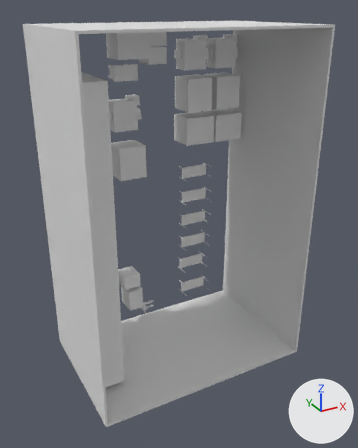
Renders of the COLLADA model CustomRobots/amazon_robot/models/full_warehouse/mesh/warehouse1.dae from each side of a commit.
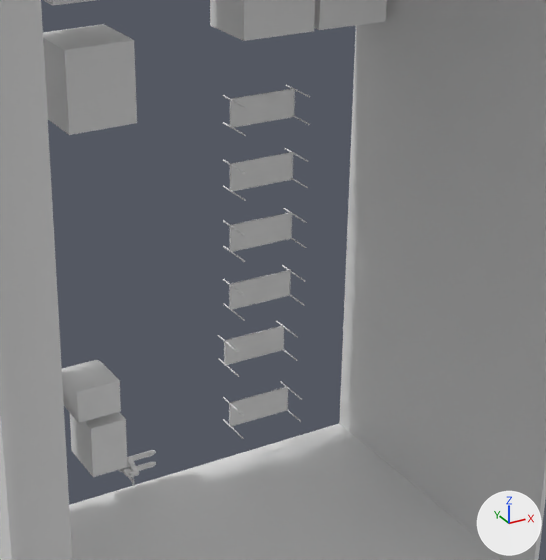
Each version appears first whole from a 50 mm camera at (-13.6, -29.5, 11.3) aimed at (0.0, -4.8, -1.0), and next in a close-up on the part from 27% to 84% of the width and 29% to 76% of the height. Lighting does not change. The marker at lower right points along +X, +Y and +Z. Where no turn or scale is listed for an object, it has been applied to the vertices. Vertices at the same position are counted once.

Names of what the first close-up shows: 'aws_robomaker_warehouse_WallB_01'.
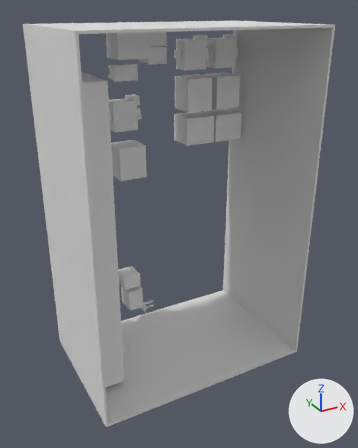
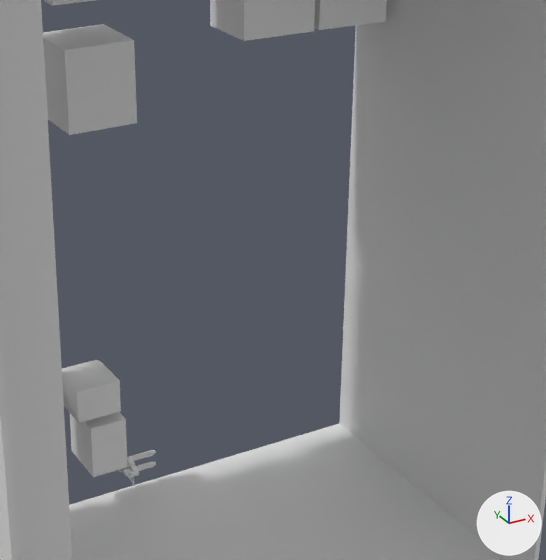
Where the change shows, as pixel boxes [x1, y1, x2, y2] in the close-ups (546 x 560 px):
part 1 of me_aws_robomaker_warehouse_wallb_01_collisionmesh, deleted
    before: [218, 85, 310, 439]

Diff of the bpy script that builds the scene:
```diff
--- a/CustomRobots/amazon_robot/models/full_warehouse/mesh/warehouse1.dae.py
+++ b/CustomRobots/amazon_robot/models/full_warehouse/mesh/warehouse1.dae.py
@@ me_aws_robomaker_warehouse_wallb_01_collisionmesh @@
-me_aws_robomaker_warehouse_wallb_01_collisionmesh.from_pydata(...)  # 2448 vertices, 4624 faces; spans x -7.0..7.0, y -9.0..0.4, z -10.5..10.5
-me_aws_robomaker_warehouse_wallb_01_collisionmesh.materials.append(mat_material_010)  # white #e7e7e7
-me_aws_robomaker_warehouse_wallb_01_collisionmesh.materials.append(mat_material_009)  # white #e7e7e7
-me_aws_robomaker_warehouse_wallb_01_collisionmesh.materials.append(mat_material_008)  # white #e7e7e7
-me_aws_robomaker_warehouse_wallb_01_collisionmesh.materials.append(mat_material_007)  # white #e7e7e7
-me_aws_robomaker_warehouse_wallb_01_collisionmesh.materials.append(mat_material_006)  # white #e7e7e7
-me_aws_robomaker_warehouse_wallb_01_collisionmesh.materials.append(mat_material_015)  # white #e7e7e7
-me_aws_robomaker_warehouse_wallb_01_collisionmesh.materials.append(mat_material_014)  # white #e7e7e7
-me_aws_robomaker_warehouse_wallb_01_collisionmesh.materials.append(mat_material_013)  # white #e7e7e7
-me_aws_robomaker_warehouse_wallb_01_collisionmesh.materials.append(mat_material_012)  # white #e7e7e7
-me_aws_robomaker_warehouse_wallb_01_collisionmesh.materials.append(mat_material_011)  # white #e7e7e7
-me_aws_robomaker_warehouse_wallb_01_collisionmesh.materials.append(mat_material_020)  # white #e7e7e7
-me_aws_robomaker_warehouse_wallb_01_collisionmesh.materials.append(mat_material_019)  # white #e7e7e7
-me_aws_robomaker_warehouse_wallb_01_collisionmesh.materials.append(mat_material_018)  # white #e7e7e7
-me_aws_robomaker_warehouse_wallb_01_collisionmesh.materials.append(mat_material_017)  # white #e7e7e7
-me_aws_robomaker_warehouse_wallb_01_collisionmesh.materials.append(mat_material_016)  # white #e7e7e7
-me_aws_robomaker_warehouse_wallb_01_collisionmesh.materials.append(mat_material_025)  # white #e7e7e7
-me_aws_robomaker_warehouse_wallb_01_collisionmesh.materials.append(mat_material_024)  # white #e7e7e7
-me_aws_robomaker_warehouse_wallb_01_collisionmesh.materials.append(mat_material_023)  # white #e7e7e7
-me_aws_robomaker_warehouse_wallb_01_collisionmesh.materials.append(mat_material_022)  # white #e7e7e7
-me_aws_robomaker_warehouse_wallb_01_collisionmesh.materials.append(mat_material_021)  # white #e7e7e7
-me_aws_robomaker_warehouse_wallb_01_collisionmesh.materials.append(mat_material_030)  # white #e7e7e7
-me_aws_robomaker_warehouse_wallb_01_collisionmesh.materials.append(mat_material_029)  # white #e7e7e7
-me_aws_robomaker_warehouse_wallb_01_collisionmesh.materials.append(mat_material_028)  # white #e7e7e7
-me_aws_robomaker_warehouse_wallb_01_collisionmesh.materials.append(mat_material_027)  # white #e7e7e7
-me_aws_robomaker_warehouse_wallb_01_collisionmesh.materials.append(mat_material_026)  # white #e7e7e7
-me_aws_robomaker_warehouse_wallb_01_collisionmesh.materials.append(mat_material_001)  # white #e7e7e7
-me_aws_robomaker_warehouse_wallb_01_collisionmesh.materials.append(mat_material_002)  # white #e7e7e7
-me_aws_robomaker_warehouse_wallb_01_collisionmesh.materials.append(mat_material_003)  # white #e7e7e7
-me_aws_robomaker_warehouse_wallb_01_collisionmesh.materials.append(mat_material_004)  # white #e7e7e7
-me_aws_robomaker_warehouse_wallb_01_collisionmesh.materials.append(mat_material_005)  # white #e7e7e7
+me_aws_robomaker_warehouse_wallb_01_collisionmesh.from_pydata(...)  # 720 vertices, 1288 faces; spans x -7.0..7.0, y -9.0..0.0, z -10.5..10.5
+# me_aws_robomaker_warehouse_wallb_01_collisionmesh part 1: 36 loose pieces with 1728 vertices, spanning x 2.7..4.7, y -1.1..0.4, z -9.1..1.0, are deleted
```
